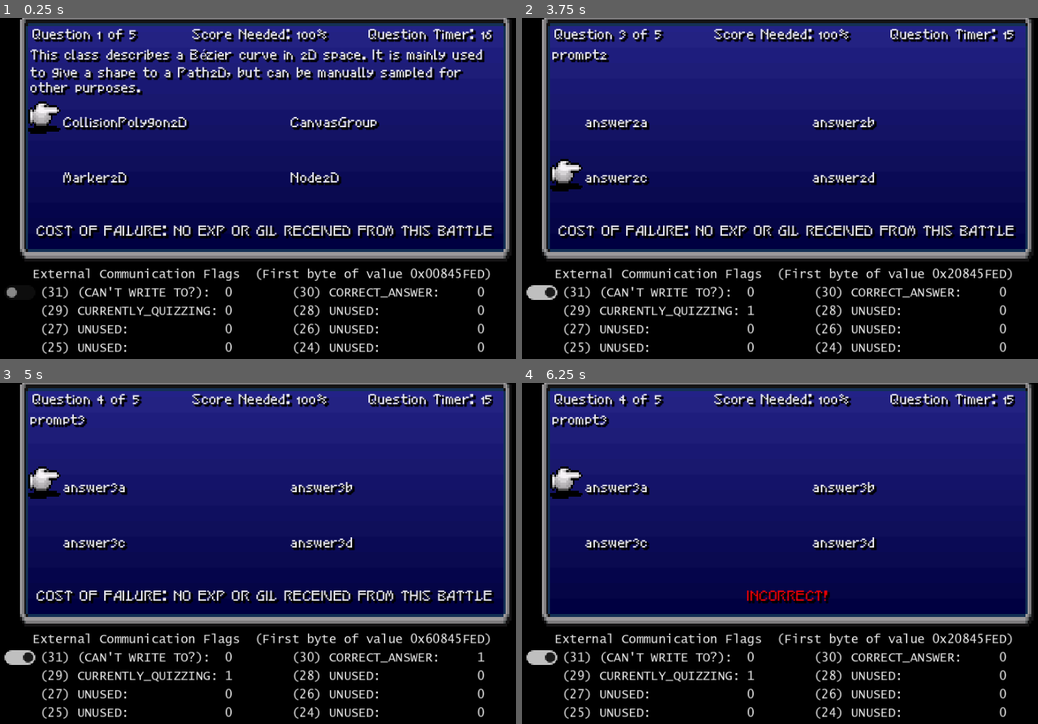
Above: before the commit, frames 1-4 (two rows, left to right).
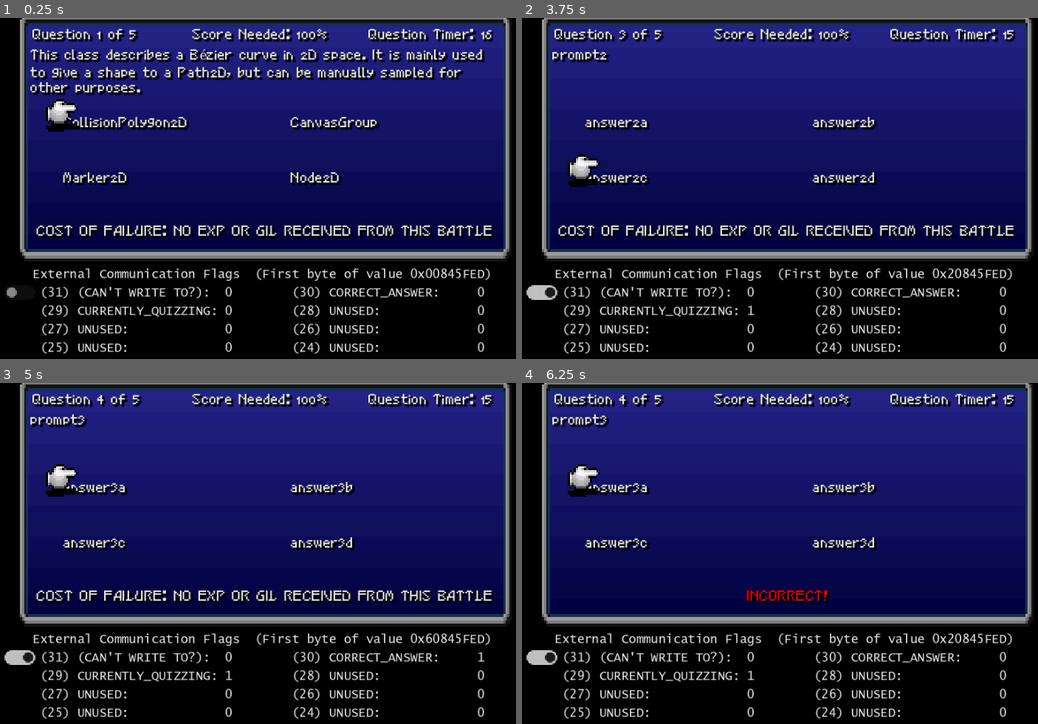
Above: after the commit, the same moments.

Repository: auburnbit/mificat
Game: Godot game, scene res://node_2d.tscn
Same seed, same stepped clock (60 frames per second), same inputs: the game is played once before the commit and once after it.
Inputs (mouse positions are in pixels of both pictures, inside the frame that each line leads up to):
- Up to frame 1 (0.25 s): no input
- Up to frame 2 (3.75 s): click (542, 290) at 0.5 s; tap Enter (ui_accept) at 1.25, 1.52, 2, 2.27, 2.75 s; hold Right (ui_right) 1.28-2.03 s; hold Down (ui_down) 2.03-2.78 s; hold Right (ui_right) 2.78-3.53 s; hold Up (ui_up) from 3.53 s (still down)
- Up to frame 3 (5 s): tap Enter (ui_accept) at 3.77, 4.25, 4.52 s; release Up (ui_up) at 4.28 s; hold Left (ui_left) from 4.28 s (still down)
- Up to frame 4 (6.25 s): tap Enter (ui_accept) at 5.27, 5.75 s; release Left (ui_left) at 5.78 s; hold Down (ui_down) from 5.78 s (still down)

The runs differ from the first frame. In frame 1, 0.7% of the frame differs, in the area x 5-16%, y 23-34%; in frame 2, 0.7%, in the area x 5-16%, y 40-51%; in frame 3, 0.7%; in frame 4, 0.7%.

Commit message:
before major changes to be safe

Diff:
--- /dev/null
+++ b/quiz-program/Question.gd
@@ -0,0 +1,41 @@
+class_name Question extends Node
+
+var term = "none"
+var category = "none"
+var definition = "none"
+var user_grade = "0"
+var rep_number = "0"
+var easiness = "0"
+var interval = "0"
+var last_date_and_time = "never"
+var correct_answer_index = "0"
+var answers = []
+
+func print_all():
+	print("term: " + term)
+	print("category: " + category)
+	print("definition: " + definition)
+	print("user_grade: " + user_grade)
+	print("rep_number: " + rep_number)
+	print("easiness: " + easiness)
+	print("interval: " + interval)
+	print("last_date_and_time: " + last_date_and_time)
+	print("correct_answer_index: " + correct_answer_index)
+	print("answers[0]: " + answers[0])
+	print("answers[1]: " + answers[1])
+	print("answers[2]: " + answers[2])
+	print("answers[3]: " + answers[3])
+
+func print_term_and_definition():
+	print("term: " + term + "    definition: " + definition)
+
+func print_answer_selection():
+	match correct_answer_index:
+		0:
+			print("Answer Selection: " + "   *" + answers[0] + "    " + answers[1] + "    " + answers[2] + "    " + answers[3])
+		1:
+			print("Answer Selection: " + "    " + answers[0] + "   *" + answers[1] + "    " + answers[2] + "    " + answers[3])
+		2:
+			print("Answer Selection: " + "    " + answers[0] + "    " + answers[1] + "   *" + answers[2] + "    " + answers[3])
+		3:
+			print("Answer Selection: " + "    " + answers[0] + "    " + answers[1] + "    " + answers[2] + "   *" + answers[3])
--- a/quiz-program/QuizDict.gd
+++ b/quiz-program/QuizDict.gd
@@ -1,4 +1,6 @@
 extends Node
+
+var question_pool = []
 
 var quiz_dict = {
 	"Object":{
@@ -2344,17 +2346,59 @@
 }
 
 func _ready():
-	var term = "XRServer"
-	var definition = quiz_dict.get(term).get("Definition")
-	var category = quiz_dict.get(term).get("Category")
+	var pool_size = 5
+	populate_question_pool(pool_size)
 
-	var siblings = []
+func populate_question_pool(pool_size):
+	#put all terms in an array
+	var all_terms = []
 	for key in quiz_dict.keys():
-		if key != term:
-			if category == quiz_dict.get(key).get("Category"):
-				siblings.append(key)
+		all_terms.append(key)
+	var remaining_terms = all_terms
 
-	print("Siblings of " + term + ":")
-	for i in siblings:
-		print(i)
-	#if not enough siblings just grab randomly from all terms
+	var i = 0
+	while i < pool_size:
+		#TODO: WARN IF POOL SIZE IS GREATER THAN ALL TERMS SIZE
+		var new_q = Question.new()
+		new_q.term = remaining_terms.pop_at(randi() % remaining_terms.size())
+		new_q.category = quiz_dict.get(new_q.term).get("Category")
+		new_q.definition = quiz_dict.get(new_q.term).get("Definition")
+		new_q.user_grade = quiz_dict.get(new_q.term).get("UserGrade")
+		new_q.rep_number = quiz_dict.get(new_q.term).get("RepNumber")
+		new_q.easiness = quiz_dict.get(new_q.term).get("Easiness")
+		new_q.interval = quiz_dict.get(new_q.term).get("Interval")
+		new_q.last_date_and_time = quiz_dict.get(new_q.term).get("LastDateAndTime")
+		question_pool.append(new_q)
+
+		#picking siblings as wrong answers first
+		var siblings = []
+		for key in quiz_dict.keys():
+			if key != new_q.term:
+				if new_q.category == quiz_dict.get(key).get("Category"):
+					siblings.append(key)
+
+		#needed if not enough siblings, just choose from all terms
+		var all_terms_left = all_terms
+		all_terms_left.erase(new_q.term)
+		while new_q.answers.size() < 4:
+			if siblings.size() != 0:
+				var new_wrong_answer = siblings.pop_at(randi() % siblings.size())
+				new_q.answers.append(new_wrong_answer)
+				all_terms_left.erase(new_wrong_answer)
+			else:
+				var new_wrong_answer = all_terms_left.pop_at(randi() % all_terms_left.size())
+				new_q.answers.append(new_wrong_answer)
+
+		new_q.correct_answer_index = randi_range(0,3)
+		new_q.answers[new_q.correct_answer_index] = new_q.term
+
+		print ("\nPool Question: " + str(i + 1))
+		new_q.print_term_and_definition()
+		new_q.print_answer_selection()
+
+		question_pool.append(new_q)
+		i += 1
+
+
+func generateWrongAnswers():
+	pass
--- a/quiz-program/node_2d.gd
+++ b/quiz-program/node_2d.gd
@@ -20,14 +20,13 @@
 var QuestionNumber
 var QuizTimer
 var Prompt
+var Answer0
 var Answer1
 var Answer2
 var Answer3
-var Answer4
 var Needed
 var CostOfFailure
 var Cursor
-
 var DebugHelper
 var DebugHelperInfo
 var ToggleFlag29
@@ -81,10 +80,10 @@
 	QuestionNumber = $Quiz/Primary/QuestionNumber
 	QuizTimer = $Quiz/Primary/QuizTimer
 	Prompt = $Quiz/Primary/Prompt
+	Answer0 = $Quiz/Primary/Answer0
 	Answer1 = $Quiz/Primary/Answer1
 	Answer2 = $Quiz/Primary/Answer2
 	Answer3 = $Quiz/Primary/Answer3
-	Answer4 = $Quiz/Primary/Answer4
 	Needed = $Quiz/Primary/Needed
 	CostOfFailure = $Quiz/Primary/CostOfFailure
 	Cursor = $Quiz/Primary/Cursor
@@ -101,15 +100,6 @@
 
 	Music = $Music
 	get_tree().get_root().set_transparent_background(true)
-
-
-
-
-
-
-
-
-
 
 # Called every frame. 'delta' is the elapsed time since the previous frame.
 func _process(delta):
@@ -150,10 +140,10 @@
 				#TODO: THIS 100% ALSO NEEDS variable
 			QuestionNumber.text = ""
 			QuizTimer.text = ""
+			Answer0.text = ""
 			Answer1.text = ""
 			Answer2.text = ""
 			Answer3.text = ""
-			Answer4.text = ""
 
 	if endDelay <= 0:
 		#Reset for next question \
@@ -209,23 +199,23 @@
 
 	match cursorIndex:
 		0:
-			Cursor.position = Vector2(12,48.65)
+			Cursor.position = Answer0.position
 		1:
-			Cursor.position = Vector2(123,48.65)
+			Cursor.position = Answer1.position
 		2:
-			Cursor.position = Vector2(12,76.76)
+			Cursor.position = Answer2.position
 		3:
-			Cursor.position = Vector2(123,76.76)
+			Cursor.position = Answer3.position
 	if !showingResults:
 		var fourBytes = "0x%08x"
 		QuestionNumber.text = "Question " + str(qNum + 1) \
 		+ " of " + str(questions.size())
 		QuizTimer.text = qt + str(int(timer)+1)
 		Prompt.text = questions[qNum][0]
-		Answer1.text = questions[qNum][1]
-		Answer2.text = questions[qNum][2]
-		Answer3.text = questions[qNum][3]
-		Answer4.text = questions[qNum][4]
+		Answer0.text = questions[qNum][1]
+		Answer1.text = questions[qNum][2]
+		Answer2.text = questions[qNum][3]
+		Answer3.text = questions[qNum][4]
 		correctIndex = questions[qNum][6]
 		CostOfFailure.text = cof
 
--- a/quiz-program/node_2d.tscn
+++ b/quiz-program/node_2d.tscn
@@ -10,6 +10,7 @@
 [ext_resource type="AudioStream" uid="uid://c0sffwudbxwnv" path="res://music/212 Magician's Tower.mp3" id="6_asdac"]
 [ext_resource type="AudioStream" uid="uid://cwym8kao7wjdr" path="res://sounds/FF8 Cursor Wrong.wav" id="7_4sfmr"]
 [ext_resource type="AudioStream" uid="uid://dxe0h1cjd1vrq" path="res://sounds/FF8 Positive Outcome.wav" id="8_j2w1b"]
+[ext_resource type="Script" path="res://Question.gd" id="11_ym4th"]
 
 [node name="Main" type="Node2D"]
 script = ExtResource("1_v7i1q")
@@ -84,7 +85,7 @@
 bbcode_enabled = true
 text = "Exposes a number of different monitors related to performance, such as memory usage, draw calls, and FPS. These are the same values displayed in the Monitor tab in the Debugger panel."
 
-[node name="Answer1" type="RichTextLabel" parent="Quiz/Primary"]
+[node name="Answer0" type="RichTextLabel" parent="Quiz/Primary"]
 modulate = Color(1, 1, 1, 0.905882)
 texture_filter = 2
 offset_left = 20.5405
@@ -102,7 +103,7 @@
 bbcode_enabled = true
 text = "EditorVCSInterface"
 
-[node name="Answer2" type="RichTextLabel" parent="Quiz/Primary"]
+[node name="Answer1" type="RichTextLabel" parent="Quiz/Primary"]
 modulate = Color(1, 1, 1, 0.905882)
 texture_filter = 2
 offset_left = 131.892
@@ -120,7 +121,7 @@
 bbcode_enabled = true
 text = "JavaScriptBridge"
 
-[node name="Answer3" type="RichTextLabel" parent="Quiz/Primary"]
+[node name="Answer2" type="RichTextLabel" parent="Quiz/Primary"]
 modulate = Color(1, 1, 1, 0.905882)
 texture_filter = 2
 offset_left = 20.5405
@@ -138,7 +139,7 @@
 bbcode_enabled = true
 text = "* Place holder place holder place holder place holder place holder place holder"
 
-[node name="Answer4" type="RichTextLabel" parent="Quiz/Primary"]
+[node name="Answer3" type="RichTextLabel" parent="Quiz/Primary"]
 modulate = Color(1, 1, 1, 0.905882)
 texture_filter = 2
 offset_left = 131.892
@@ -154,7 +155,7 @@
 theme_override_fonts/normal_font = ExtResource("2_1c6nl")
 theme_override_font_sizes/normal_font_size = 6
 bbcode_enabled = true
-text = "* Place holder place holder place holder place holder place holder place holder"
+text = "*PhysicsServer3DRenderingServerHandler"
 
 [node name="Needed" type="RichTextLabel" parent="Quiz/Primary"]
 modulate = Color(1, 1, 1, 0.905882)
@@ -266,4 +267,7 @@
 volume_db = 10.0
 pitch_scale = 0.75
 
+[node name="Question" type="Node" parent="."]
+script = ExtResource("11_ym4th")
+
 [connection signal="toggled" from="Quiz/DebugHelper/ToggleFlag29" to="." method="_on_toggle_flag_29_toggled"]
Not shown: 1 places in quiz-program/node_2d.tscn that only renumber resources
